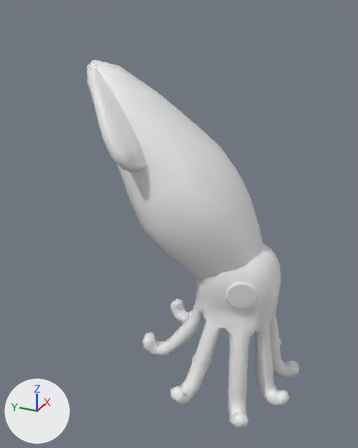
The FBX model Pawns/Squid/Squid.fbx as it was, and as the next commit left it.
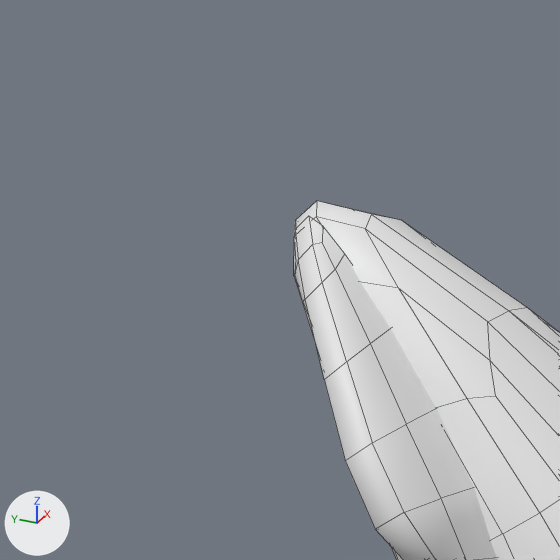
There are two pictures of each version: one whole from a camera (50 mm lens) standing at (-1.85, -0.663, 1.737) and looking at (-0.016, 0.163, 0.82), one close up on the part from 0% to 46% of the width and 0% to 37% of the height. Every picture has the same lights, and +X, +Y and +Z are marked at lower left. The close-ups show mesh edges as thin lines. Materials are left out; every surface is plain grey. Where no turn or scale is listed for an object, it has been applied to the vertices.
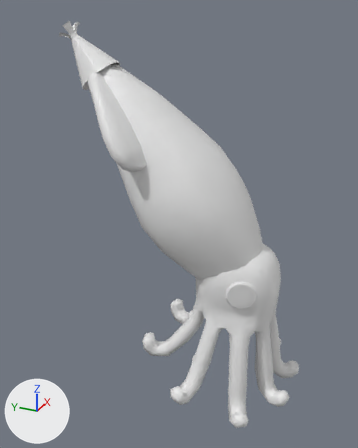
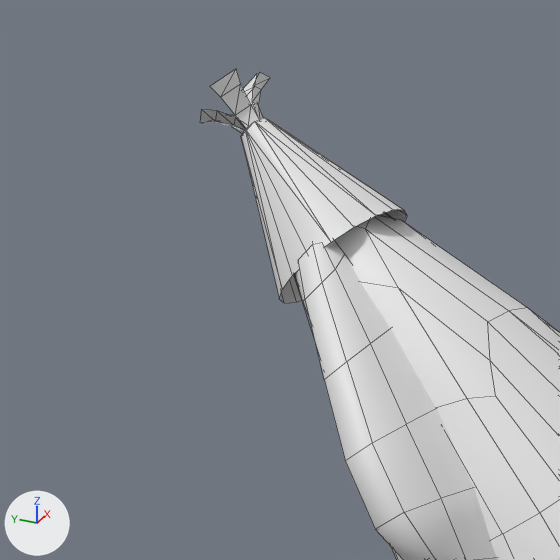
Changed parts and their boxes [x1, y1, x2, y2] in the close-ups (560 x 560 px):
'PartToColor', added: after [200, 69, 407, 303]

The change, as a list of edits to the scene's bpy script:
```text
Add me_partyhatmesh:
    me_partyhatmesh.from_pydata(...)  # 66 vertices, 62 faces; spans x -0.095..0.095, y -0.076..0.194, z -0.06..0.217
Add ob_parttocolor:
    ob_parttocolor = bpy.data.objects.new('PartToColor', me_partyhatmesh)
    ob_parttocolor.location = (0.0, 0.529, 1.432)
```
